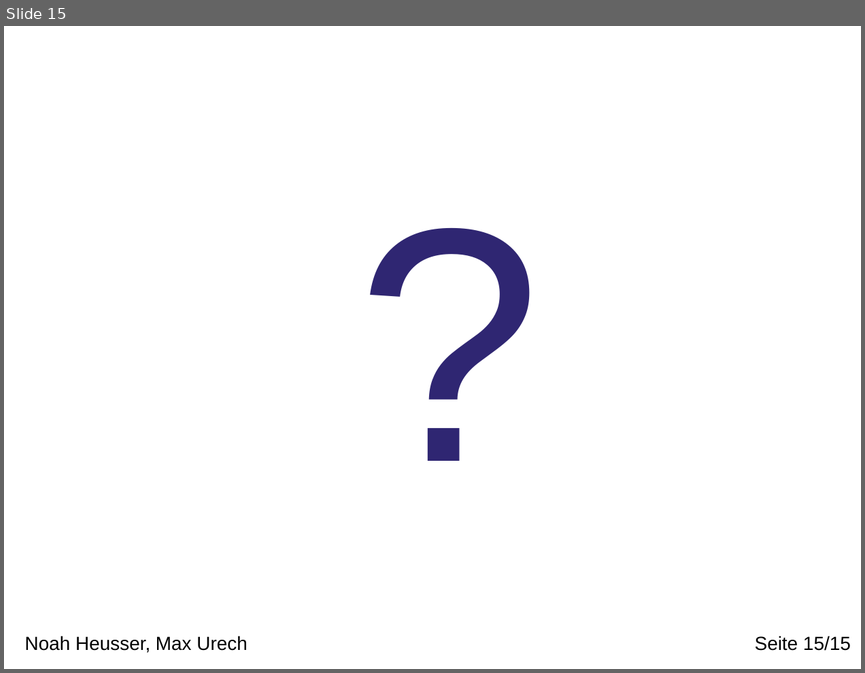
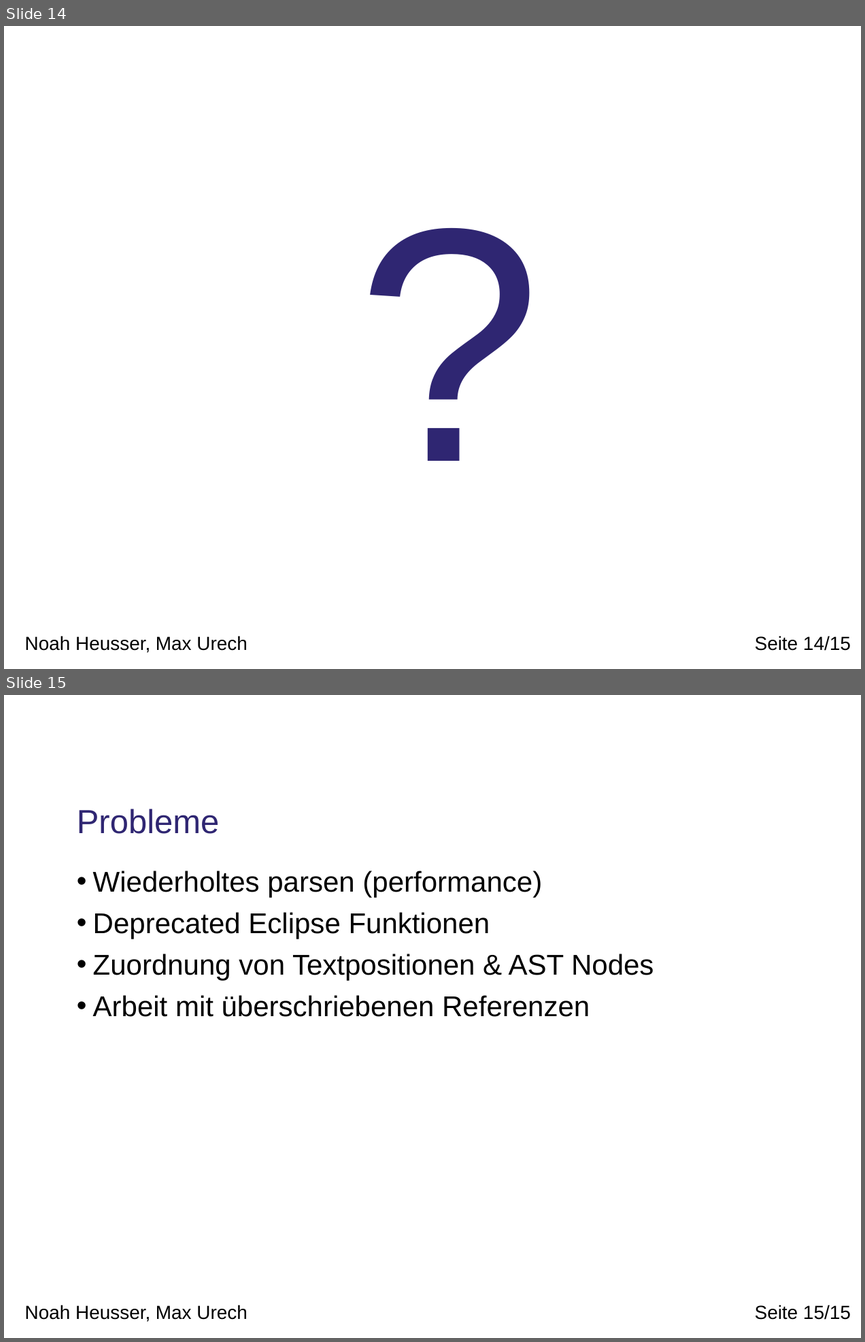
Before and after one commit to phsommer/yeti, a slide deck: TinyOS Refactoring/doc/presentation.odp. Shown one above the other, each under a label of ours: slide 15 before the commit, slides 14 and 15 after it. The pictures are 865x673 and 865x1342 pixels, drawn with LibreOffice and Linux fonts; fonts in the diff are those of the drawing; background and template pictures are left out. Boxes give left, top, right and bottom in pixels: in the first picture for what was removed or moved away, otherwise in the second. Text is boxed around its words. In the diff, an @@ line names an element or a change of style, - is before the commit and + after.

```diff
--- a/TinyOS Refactoring/doc/presentation.odp
+++ b/TinyOS Refactoring/doc/presentation.odp
@@ slide 15 added at [4, 695, 861, 1338], background #FFFFFF; not listed: 2 template elements that a slide beside it also shows @@
@@ title added at [77, 809, 219, 834], 28 pt, text #2F2672 @@
+Probleme
@@ text added at [93, 870, 653, 1017], 24 pt, text #000000 @@
+• Wiederholtes parsen (performance)
+• Deprecated Eclipse Funktionen
+• Zuordnung von Textpositionen & AST Nodes
+• Arbeit mit überschriebenen Referenzen
@@ what was slide 15 is now slide 14 @@
@@ page number at [755, 635, 851, 650]: text changed @@
-Seite 15/15
+Seite 14/15
```
Also in this commit, not shown: 4 slides changed, 1 other slide added, 2 slides removed.
